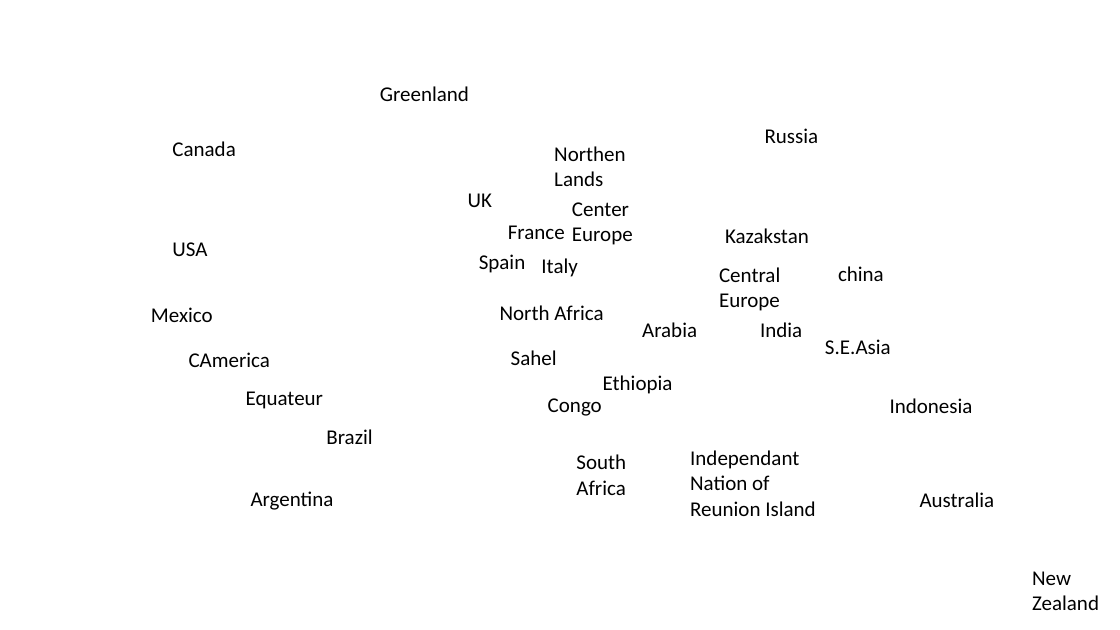
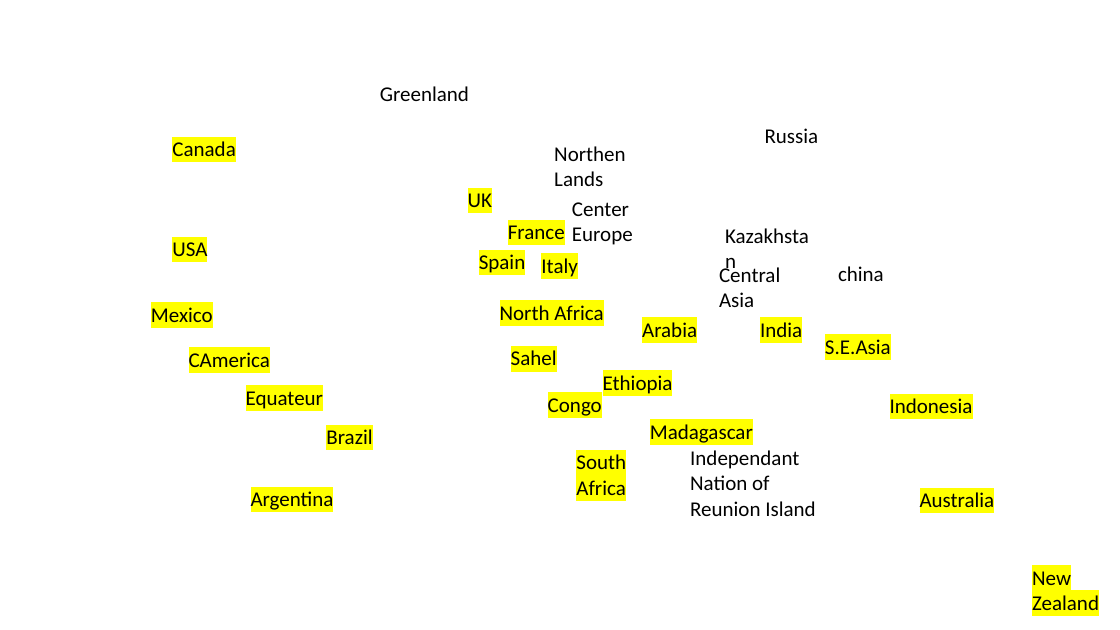
Before and after one commit to MaxleDrut/Simulation-d-epidemie, a slide deck: slide 1 of Vincent/Carte des pays.pptx. Drawn at 1120x630 pixels with LibreOffice and Linux fonts; fonts in the diff are those of the drawing; background and template pictures are left out. Boxes give left, top, right and bottom in pixels: in the first picture for what was removed or moved away, otherwise in the second. Text is boxed around its words. In the diff, an @@ line names an element or a change of style, - is before the commit and + after.

```diff
--- a/Vincent/Carte des pays.pptx
+++ b/Vincent/Carte des pays.pptx
@@ text at (725,228,809,243): text changed @@
-Kazakstan
+Kazakhstan
@@ text at (719,264,780,307): text changed @@
-Central Europe
+Central Asia
@@ text added at (650,424,753,443), 18 pt, text #000000 @@
+Madagascar
@@ highlight none to #FFFF00 in 22 elements at (760,322,802,337), (825,339,891,354), (890,398,973,420), (920,490,995,514), (576,454,626,495), (500,305,603,320), (511,350,557,365), (603,372,673,396), (548,398,602,416), (642,322,697,337), (508,225,565,246), (479,252,526,276), (541,258,577,277), (468,193,492,214), (1032,571,1099,610), (172,141,235,163), (172,242,207,263), (151,307,213,322), (189,352,270,367), (246,391,323,409), (326,429,372,451), (251,489,334,513) @@
```
Also in this commit, not shown: 2 other files.
